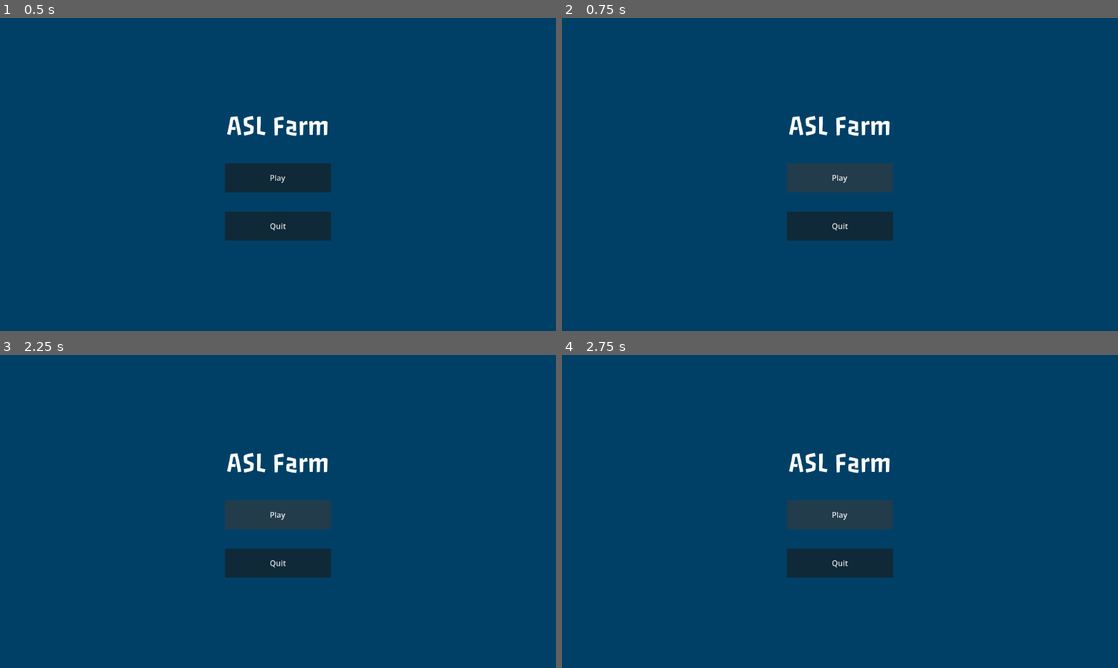
Above: before the commit, frames 1-4 (two rows, left to right).
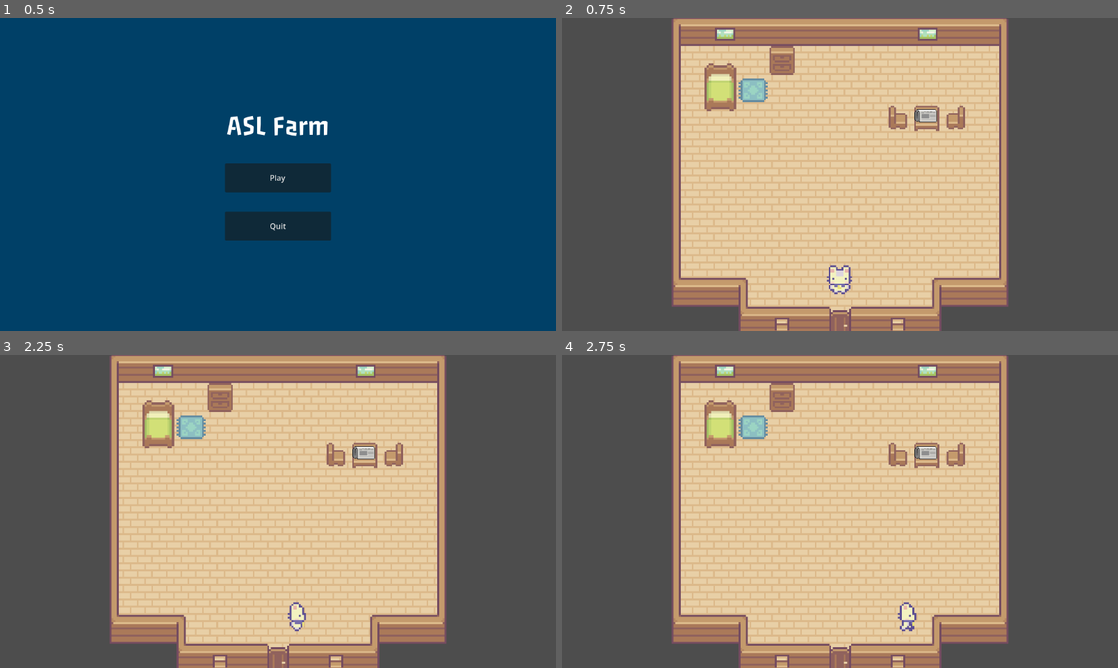
Above: after the commit, the same moments.

Repository: Saylopong/Capstone-UMGC
Game: Godot game, scene res://Scenes/MainMenu/MainMenu.tscn
Same seed, same stepped clock (60 frames per second), same inputs: the game is played once before the commit and once after it. The engine's default icon, where the game draws it, is replaced by a stand-in: a white triangle on a blue panel in a dark square.
Inputs (mouse positions are in pixels of both pictures, inside the frame that each line leads up to):
- Up to frame 1 (0.5 s): no input
- Up to frame 2 (0.75 s): click "Play" at 0.5 s
- Up to frame 3 (2.25 s): click (278, 514) at 1.25 s, where only the run before the commit has a clickable "Play"; tap Enter at 2 s; hold D (Right) from 2.03 s (still down); hold E (Interact) from 2.03 s (still down)
- Up to frame 4 (2.75 s): keep holding D (Right); keep holding E (Interact)

Frame 1 is identical in both runs. In frame 2, 100% of the frame differs, in the area x 0-100%, y 0-100%; in frame 3, 100%; in frame 4, 100%.
Error before the commit: Parse Error: Identifier "SceneTransitioner" not declared in the current scope. (res://Scenes/MainMenu/MainMenu.gd:11)

Commit message:
Re-enable scene_transitioner

Diff:
--- a/Capstone Project/capstone-project/project.godot
+++ b/Capstone Project/capstone-project/project.godot
@@ -18,7 +18,7 @@
 [autoload]
 
 SignalHub="*uid://cg86gtlnnq0e6"
-SceneTransitioner="uid://ca0giuxfhrogl"
+SceneTransitioner="*uid://ca0giuxfhrogl"
 DataManager="*uid://d1fyq4vtia442"
 TestScript="*uid://2j3qblaloux"
 
